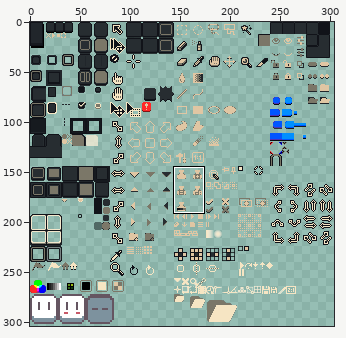
File history of a sprite sheet, sheet.png. Above: a wide view before the commit, with the close-up outlined.
Close-up. Before the commit:
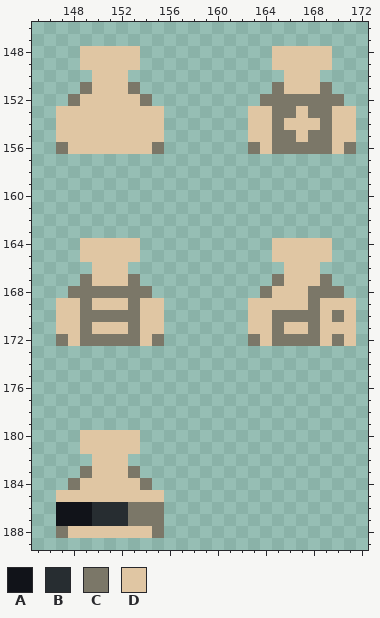
The file is 304x304 pixels. Pixels under 10% opacity are left out. Colours within 5 levels of each other are drawn and written as one. Shown: x 145..172, y 146..189. The commit also changed other parts of the picture, which this record leaves out.
Palette (. is transparent): A #111319  B #272d31  C #7b7768  D #e0c6a3
Pixels before, first column x 147:
148 ..DDDDD...........DDDDD..
149 ..DDDDD...........DDDDD..
150 ...DDD.............DDD...
151 ..CDDDC...........CDDDC..
152 .CDDDDDC.........CCCCCCC.
153 DDDDDDDDD.......DDCCDCCDD
154 DDDDDDDDD.......DDCDDDCDD
155 DDDDDDDDD.......DDCCDCCDD
156 CDDDDDDDC.......CDCCCCCDC
157 .........................
158 .........................
159 .........................
160 .........................
161 .........................
162 .........................
163 .........................
164 ..DDDDD...........DDDDD..
165 ..DDDDD...........DDDDD..
166 ...DDD.............DDD...
167 ..CDDDC...........CDDDC..
168 .CCCCCCC.........CDDDCCC.
169 DDCDDDCDD.......DDDDDCDDD
170 DDCCCCCDD.......DDCCCCDCD
171 DDCDDDCDD.......DDCDDCDDD
172 CDCCCCCDC.......CDCCCCDCD
173 .........................
174 .........................
175 .........................
176 .........................
177 .........................
178 .........................
179 .........................
180 ..DDDDD..................
181 ..DDDDD..................
182 ...DDD...................
183 ..CDDDC..................
184 .CDDDDDC.................
185 DDDDDDDDD................
186 AAABBBCCC................
187 AAABBBCCC................
188 CDDDDDDDC................
New version:
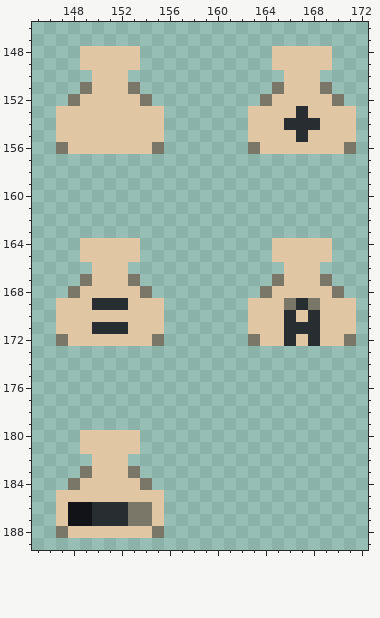
What changed:
Colour C gives way to colour B in row 170 at x 166 and 168; in row 171 at x 168; in row 172 at x 166 and 168.
Colour D gives way to colour B in row 153 at x 167; in row 154 at x 166 to 168; in row 155 at x 167; in row 169 at x 150 to 152 and 167; in row 171 at x 150 to 152 and 166 to 167.
Colour D gives way to colour C in row 169 at x 166; in row 172 at x 171.
Colour A gives way to colour D in rows 186 to 187 at x 147.
Colour C gives way to colour D in row 152 at x 165 to 169; in row 153 at x 165 to 166 and 168 to 169; in row 154 at x 165 and 169; in row 155 at x 165 to 166 and 168 to 169; in row 156 at x 165 to 169; in row 168 at x 149 to 153 and 168 to 169.
Colour C gives way to colour D in row 169 at x 149 and 153; in row 170 at x 149 to 153, 165, 167 and 170; in row 171 at x 149, 153 and 165; in row 172 at x 149 to 153, 165, 167 and 170; in rows 186 to 187 at x 155.
Boxes around the changes in both close-ups, in picture pixels (x1, y1, x2, y2):
changed: (272, 94, 332, 154)
changed: (80, 286, 140, 346)
changed: (272, 286, 356, 346)
changed: (56, 502, 68, 526)
changed: (152, 502, 164, 526)
